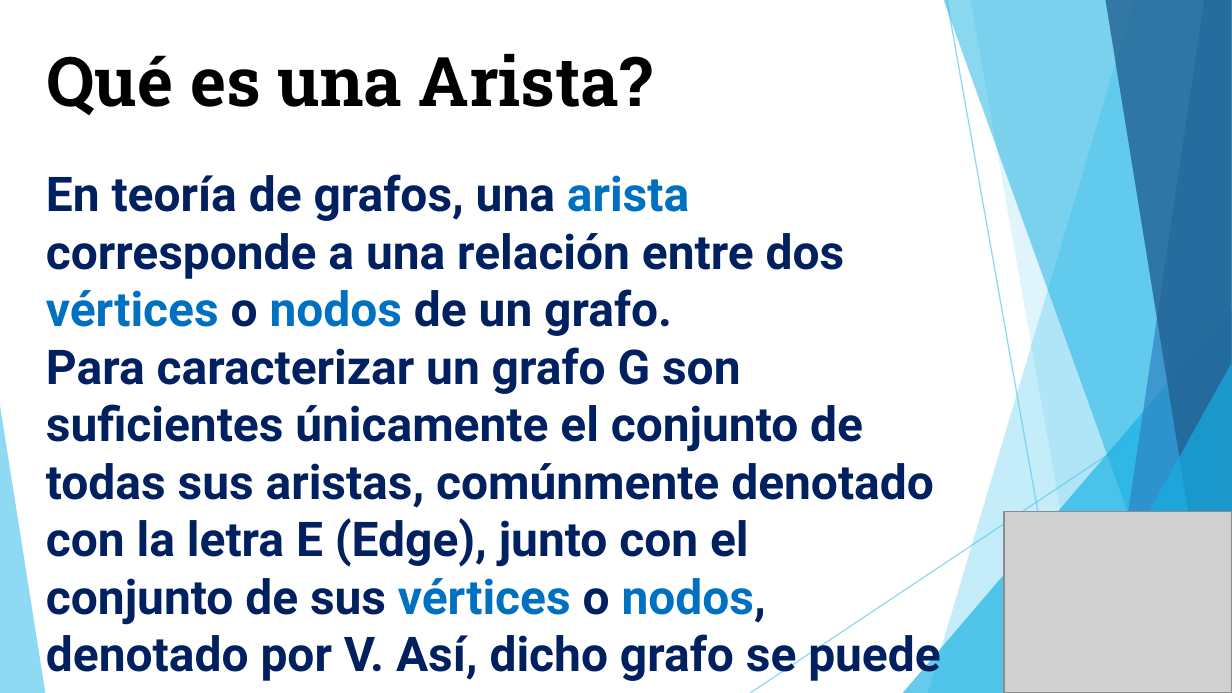
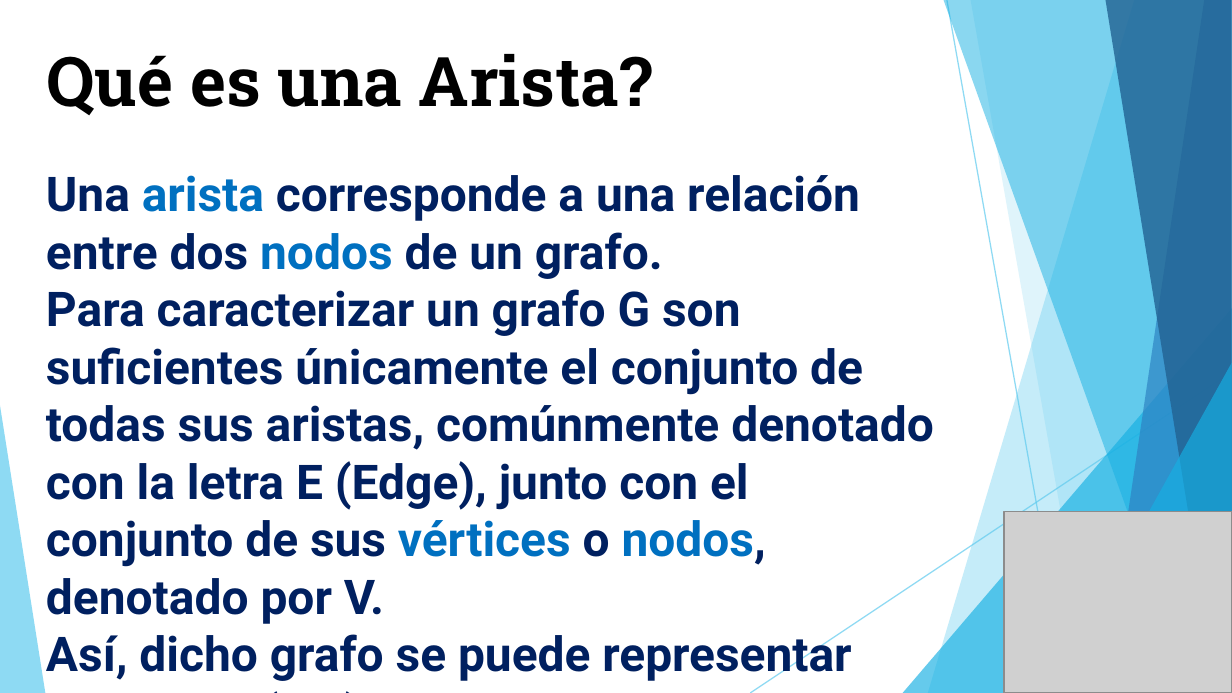
Before and after one commit to Yefri97/Introduction-to-Graph-Theory, a slide deck: slide 4 of PRESENTACIÓN TALLER GRAFOS.pptx (slide 3 before the commit). Drawn at 1232x693 pixels with LibreOffice and Linux fonts; fonts in the diff are those of the drawing; grey boxes stand for pictures. Boxes give left, top, right and bottom in pixels: in the first picture for what was removed or moved away, otherwise in the second. Text is boxed around its words. In the diff, an @@ line names an element or a change of style, - is before the commit and + after.

```diff
--- a/PRESENTACIÓN TALLER GRAFOS.pptx
+++ b/PRESENTACIÓN TALLER GRAFOS.pptx
@@ text at bbox=[46, 175, 934, 683]: text changed @@
-En teoría de grafos, una arista corresponde a una relación entre dos vértices o nodos de un grafo.
-Para caracterizar un grafo G son suficientes únicamente el conjunto de todas sus aristas, comúnmente denotado con la letra E (Edge), junto con el conjunto de sus vértices o nodos, denotado por V. Así, dicho grafo se puede representar como
-G = (V,E)
+Una arista corresponde a una relación entre dos nodos de un grafo.
+Para caracterizar un grafo G son suficientes únicamente el conjunto de todas sus aristas, comúnmente denotado con la letra E (Edge), junto con el conjunto de sus vértices o nodos, denotado por V.
+Así, dicho grafo se puede representar como G = (V,E)
```
Also in this commit, not shown: 3 other slides changed, 2 slides added, 1 slide removed.
